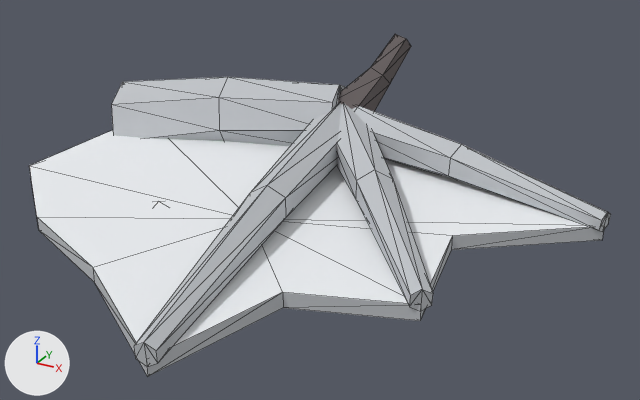
A saved change to the OBJ model art/DrakeWing.obj.
Before and after are seen from a 50 mm lens placed at (1.221, -1.393, 0.62), pointed at (0.565, -0.202, 0.025). The axes (+X, +Y, +Z) are drawn at lower left. The lights are the same throughout. The first picture is the older version. Mesh edges are drawn as thin lines. Where no turn or scale is listed for an object, it has been applied to the vertices. Vertices at exactly the same position are counted once.

The first picture shows 'DrakeWing'.
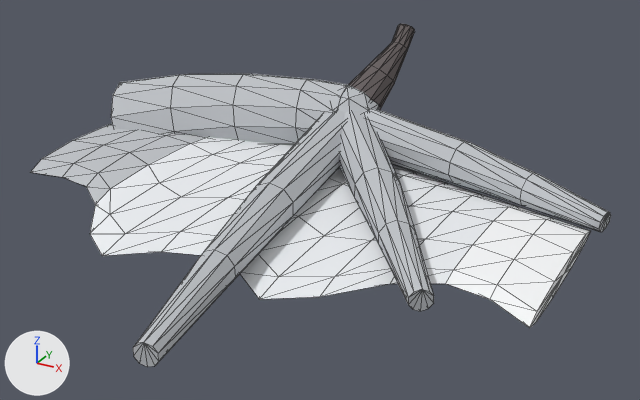
The edits, one by one:
me_drakewing is used by ob_drakewing; location (0.0, 0.0, 0.0).
me_drakewing had 131 vertices, 230 faces and spanned x -0.03..1.005, y -0.703..0.236, z -0.098..0.215.
me_drakewing now has 412 vertices, 800 faces and spans x -0.038..1.005, y -0.703..0.252, z -0.097..0.232.
me_drakewing part 1: a new loose piece, an icosphere of 80 faces spanning x 0.39..0.53, y 0.03..0.17, z -0.01..0.13, in mat_shade15 (light grey #c0c4c8).
me_drakewing part 2: the loose piece of 24 vertices spanning x -0.03..0.463, y -0.096..0.169, z -0.098..0.13 is rebuilt with 60 vertices and now spans x -0.038..0.469, y -0.095..0.169, z -0.097..0.134.
me_drakewing part 3: the loose piece of 22 vertices spanning x 0.0..1.0, y -0.7..0.12, z -0.013..0.013 is rebuilt with 152 vertices and now spans x 0.0..0.98, y -0.497..0.091, z -0.027..0.027.
me_drakewing part 4: the loose piece of 18 vertices spanning x 0.438..1.005, y -0.065..0.142, z 0.0..0.1 is rebuilt with 40 vertices and now spans x 0.447..1.005, y -0.067..0.146, z 0.0..0.1.
me_drakewing part 5: the loose piece of 15 vertices spanning x 0.406..0.539, y 0.061..0.236, z 0.032..0.215 is rebuilt with 40 vertices and now spans x 0.428..0.538, y 0.084..0.252, z 0.049..0.232.
Part 6, on me_drakewing:
30 vertices are removed from x 0.407..0.853, y -0.703..0.126, z 0.0..0.1.
64 faces are deleted.
74 vertices are added at x 0.413..0.854, y -0.703..0.128, z 0.0..0.1.
152 new faces join them, mat_shade15 (light grey #c0c4c8).
Other edits to the shape of me_drakewing do not show in these pictures.

Changed parts and their boxes (x1, y1, x2, y2) in the pictures (640 x 400 px):
'DrakeWing', reshaped
    before: (29, 34, 611, 377)
    after: (31, 24, 611, 367)
part 1 of me_drakewing, added
    after: (332, 86, 380, 113)
part 2 of me_drakewing, rebuilt
    before: (111, 77, 346, 146)
    after: (111, 74, 350, 145)
part 3 of me_drakewing, rebuilt (17% shorter)
    before: (29, 130, 604, 377)
    after: (31, 124, 590, 328)
part 4 of me_drakewing, rebuilt
    before: (352, 106, 611, 232)
    after: (362, 108, 611, 232)
part 5 of me_drakewing, rebuilt
    before: (338, 34, 411, 111)
    after: (348, 24, 415, 110)
part 6 of me_drakewing, built on
    before: (134, 103, 433, 366)
    after: (133, 110, 434, 367)
